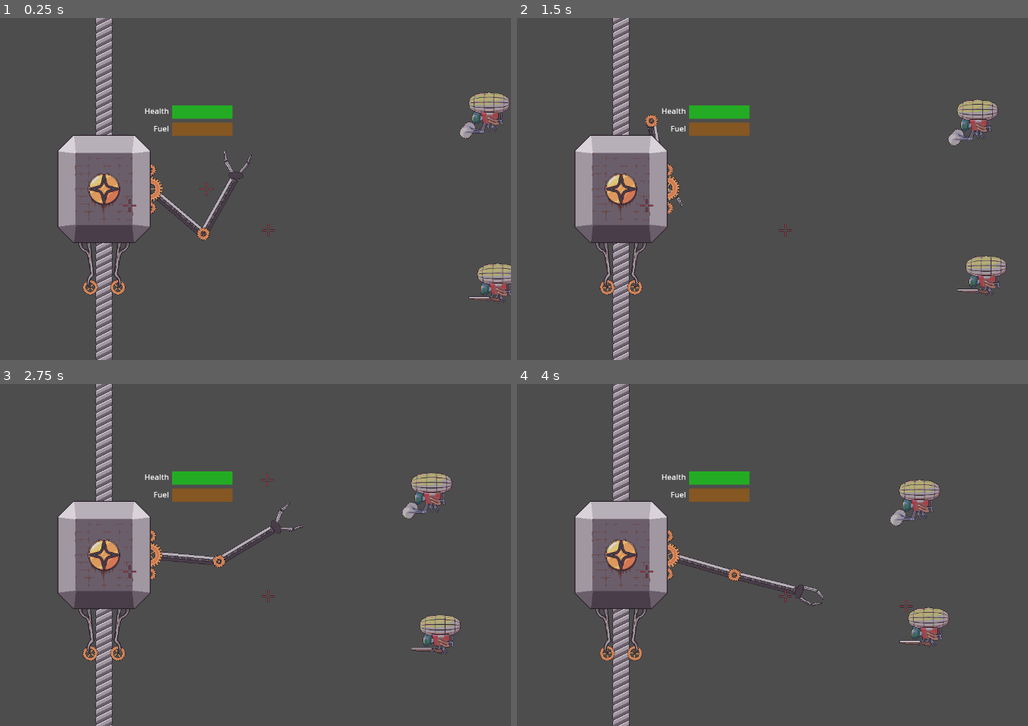
Above: before the commit, frames 1-4 (two rows, left to right).
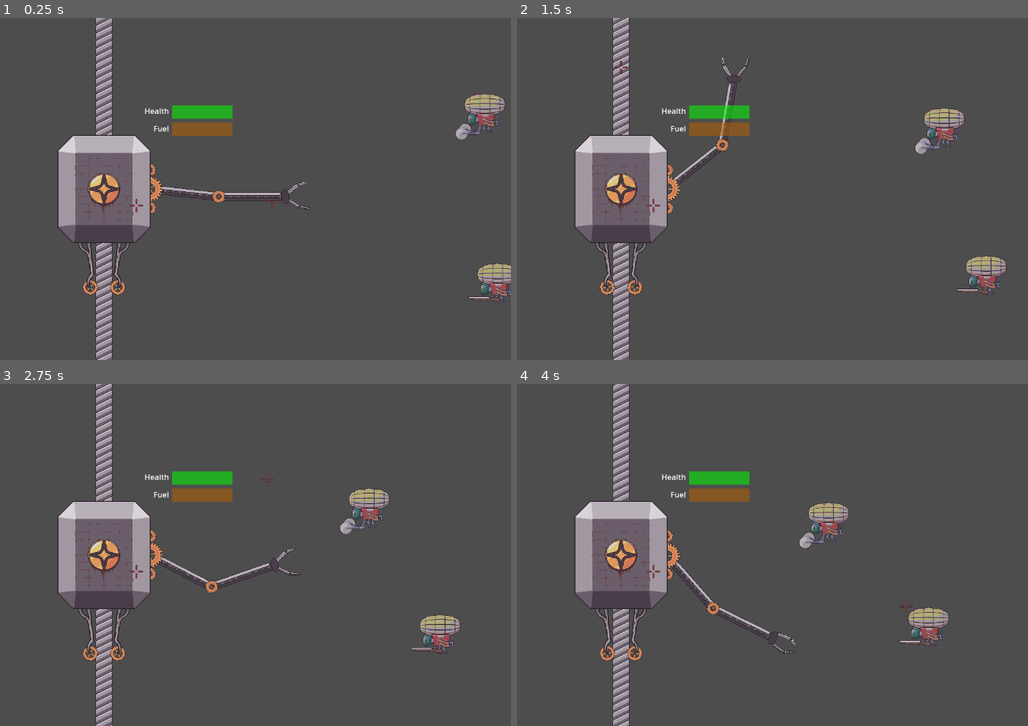
Above: after the commit, the same moments.

Repository: Popcornmotte/elevatorpitch
Game: Godot game, scene res://Scenes/World/test_scenes.tscn
Same seed, same stepped clock (60 frames per second), same inputs: the game is played once before the commit and once after it.
Inputs (mouse positions are in pixels of both pictures, inside the frame that each line leads up to):
- Up to frame 1 (0.25 s): no input
- Up to frame 2 (1.5 s): move the mouse to (859, 171) at 0.52 s; hold W (W) 0.53-1.28 s; move the mouse to (603, 206) at 1.27 s; click (603, 206) at 1.35 s
- Up to frame 3 (2.75 s): tap W (W) at 1.55 s; move the mouse to (265, 479) at 2.02 s; hold W (W) from 2.03 s (still down)
- Up to frame 4 (4 s): move the mouse to (690, 623) at 2.77 s; release W (W) at 2.78 s; tap W (W) at 2.85, 3.8 s; move the mouse to (905, 606) at 3.52 s; press the mouse at (905, 606) at 3.53 s

The runs differ from the first frame. In frame 1, 1.7% of the frame differs, in the area x 24-100%, y 21-66%; in frame 2, 2.0%; in frame 3, 2.4%, in the area x 24-89%, y 25-64%; in frame 4, 2.4%.

Commit message:
enemy behaviour states, some fixes, arm improvement, shot sounds

Diff:
--- a/Scenes/Objects/Enemies/drone_rifle.tscn
+++ b/Scenes/Objects/Enemies/drone_rifle.tscn
@@ -16,6 +16,7 @@
 [node name="DroneRifle" type="RigidBody2D" node_paths=PackedStringArray("weapon", "balloon", "balloonShape")]
 z_index = -1
 collision_layer = 3
+collision_mask = 3
 gravity_scale = 0.0
 angular_damp = 2.0
 script = ExtResource("1_17wnk")
@@ -43,3 +44,11 @@
 [node name="WeaponMount" type="Marker2D" parent="."]
 
 [node name="Rifle" parent="WeaponMount" instance=ExtResource("4_s7o0v")]
+
+[node name="Timer" type="Timer" parent="."]
+wait_time = 30.0
+
+[node name="VisibleOnScreenNotifier2D" type="VisibleOnScreenNotifier2D" parent="."]
+
+[connection signal="timeout" from="Timer" to="." method="_on_timer_timeout"]
+[connection signal="screen_exited" from="VisibleOnScreenNotifier2D" to="." method="_on_visible_on_screen_notifier_2d_screen_exited"]
--- a/Scenes/Objects/Enemies/drone_saw.tscn
+++ b/Scenes/Objects/Enemies/drone_saw.tscn
@@ -16,10 +16,12 @@
 [node name="DroneSaw" type="RigidBody2D" node_paths=PackedStringArray("weapon", "balloon", "balloonShape")]
 z_index = -1
 collision_layer = 3
+collision_mask = 3
 gravity_scale = 0.0
 angular_damp = 2.0
 script = ExtResource("1_vlnaw")
 weapon = NodePath("WeaponMount/Saw")
+maxSpeed = 100
 balloon = NodePath("BalloonSprite")
 balloonShape = NodePath("BalloonShape")
 
@@ -42,3 +44,12 @@
 [node name="WeaponMount" type="Marker2D" parent="."]
 
 [node name="Saw" parent="WeaponMount" instance=ExtResource("4_04cwc")]
+
+[node name="VisibleOnScreenNotifier2D" type="VisibleOnScreenNotifier2D" parent="."]
+
+[node name="Timer" type="Timer" parent="."]
+wait_time = 30.0
+one_shot = true
+
+[connection signal="screen_exited" from="VisibleOnScreenNotifier2D" to="." method="_on_visible_on_screen_notifier_2d_screen_exited"]
+[connection signal="timeout" from="Timer" to="." method="_on_timer_timeout"]
--- a/Scenes/Objects/Enemies/projectileBullet.tscn
+++ b/Scenes/Objects/Enemies/projectileBullet.tscn
@@ -26,3 +26,10 @@
 
 [node name="AnimatedSprite2D" type="AnimatedSprite2D" parent="."]
 sprite_frames = SubResource("SpriteFrames_8o7tq")
+
+[node name="Timer" type="Timer" parent="."]
+wait_time = 5.0
+one_shot = true
+autostart = true
+
+[connection signal="timeout" from="Timer" to="." method="_on_timer_timeout"]
--- a/Scenes/Objects/Enemies/weapons/rifle.tscn
+++ b/Scenes/Objects/Enemies/weapons/rifle.tscn
@@ -1,7 +1,8 @@
-[gd_scene load_steps=5 format=3 uid="uid://cqt125igrje6t"]
+[gd_scene load_steps=6 format=3 uid="uid://cqt125igrje6t"]
 
 [ext_resource type="Script" path="res://Scripts/Enemies/weapon.gd" id="1_qgjbn"]
 [ext_resource type="PackedScene" uid="uid://dwxdwntyg1141" path="res://Scenes/Objects/Enemies/projectileBullet.tscn" id="2_jqlub"]
+[ext_resource type="AudioStream" uid="uid://yt7khblas5" path="res://Assets/Audio/sfx/shots/shot2.wav" id="3_i6yp5"]
 [ext_resource type="Texture2D" uid="uid://bm0cocpxfg8ba" path="res://Assets/Sprites/Enemies/low_drone_rifle.png" id="3_jylbf"]
 
 [sub_resource type="CircleShape2D" id="CircleShape2D_b4fv3"]
@@ -13,6 +14,7 @@
 reloadTime = 3.0
 ranged = true
 projectile = ExtResource("2_jqlub")
+projectileSound = ExtResource("3_i6yp5")
 projectileSpeed = 1000.0
 weaponNozzle = NodePath("Nozzle")
 
--- a/Scenes/Objects/elevator.tscn
+++ b/Scenes/Objects/elevator.tscn
@@ -20,8 +20,8 @@
 [ext_resource type="Script" path="res://Scripts/PhysicalArm.gd" id="17_yi1ig"]
 
 [sub_resource type="CapsuleShape2D" id="CapsuleShape2D_ohd1j"]
-radius = 96.0
-height = 256.0
+radius = 112.0
+height = 272.0
 
 [sub_resource type="RectangleShape2D" id="RectangleShape2D_t4i8w"]
 size = Vector2(192, 224)
@@ -36,7 +36,11 @@
 joint_data/0/bone_index = 0
 joint_data/0/bone2d_node = NodePath("GearBone")
 joint_data/0/rotate_from_joint = false
-joint_data/0/enable_constraint = false
+joint_data/0/enable_constraint = true
+joint_data/0/constraint_angle_min = -219.375
+joint_data/0/constraint_angle_max = -101.25
+joint_data/0/constraint_angle_invert = true
+joint_data/0/constraint_in_localspace = true
 joint_data/0/editor_draw_gizmo = true
 joint_data/1/bone_index = 1
 joint_data/1/bone2d_node = NodePath("GearBone/UpperArmBone")
@@ -171,7 +175,8 @@
 texture = ExtResource("3_lmxla")
 
 [node name="HullBody" type="StaticBody2D" parent="."]
-collision_layer = 257
+collision_layer = 524545
+collision_mask = 524289
 metadata/_edit_lock_ = true
 
 [node name="CollisionShape2D" type="CollisionShape2D" parent="HullBody"]
@@ -207,6 +212,7 @@
 metadata/_local_pose_override_enabled_ = true
 
 [node name="GearSprite" type="Sprite2D" parent="Skeleton2D/GearBone"]
+visible = false
 z_index = -1
 texture = ExtResource("2_cbxhb")
 
@@ -264,14 +270,20 @@
 
 [node name="Targets" type="Node2D" parent="."]
 
-[node name="RightTarget" type="CharacterBody2D" parent="Targets" node_paths=PackedStringArray("Emitter")]
+[node name="RestingPos" type="Marker2D" parent="Targets"]
+position = Vector2(0, -256)
+
+[node name="RightTarget" type="CharacterBody2D" parent="Targets" node_paths=PackedStringArray("restingPosition")]
 position = Vector2(501, 53)
+collision_layer = 524288
+collision_mask = 524288
+motion_mode = 1
+safe_margin = 0.2
 script = ExtResource("6_06d2c")
-Emitter = NodePath("../../VisualEffects/Sparks")
+restingPosition = NodePath("../RestingPos")
 
 [node name="CollisionShape2D" type="CollisionShape2D" parent="Targets/RightTarget"]
 shape = SubResource("CircleShape2D_4qaus")
-disabled = true
 
 [node name="Sprite2D" type="Sprite2D" parent="Targets/RightTarget"]
 texture = ExtResource("8_8ih1r")
@@ -308,6 +320,8 @@
 
 [node name="UpperArm" type="RigidBody2D" parent="PhysicalArm"]
 position = Vector2(96, 0)
+collision_layer = 2
+collision_mask = 2
 mass = 50.0
 gravity_scale = 0.0
 
@@ -339,6 +353,8 @@
 
 [node name="LowerArm" type="RigidBody2D" parent="PhysicalArm/UpperArm"]
 position = Vector2(146, 0)
+collision_layer = 2
+collision_mask = 2
 mass = 50.0
 gravity_scale = 0.0
 
--- a/Scenes/World/test_scenes.tscn
+++ b/Scenes/World/test_scenes.tscn
@@ -13,6 +13,7 @@
 
 [node name="DroneSaw" parent="." instance=ExtResource("2_qlvle")]
 position = Vector2(1244, 208)
+DebugMode = true
 
 [node name="DroneRifle" parent="." instance=ExtResource("3_0yjb8")]
 position = Vector2(1262, 572)
--- a/Scripts/Elevator.gd
+++ b/Scripts/Elevator.gd
@@ -48,6 +48,11 @@
 
 # Called every frame. 'delta' is the elapsed time since the previous frame.
 func _process(delta):
+
+#	if(get_local_mouse_position().y < 0):
+#		$Skeleton2D.get_modification_stack().get_modification(0).set_ccdik_joint_constraint_angle_invert(2,true)
+#	else:
+#		$Skeleton2D.get_modification_stack().get_modification(0).set_ccdik_joint_constraint_angle_invert(2,false)
 	if(lost):
 		position -= Vector2(0,speed * delta)
 		speed -= 400 * delta
--- a/Scripts/Enemies/bullet.gd
+++ b/Scripts/Enemies/bullet.gd
@@ -21,3 +21,8 @@
 	if(global_position.length() > 1000):
 		queue_free()
 	pass
+
+#Self-destruct after timeout
+func _on_timer_timeout():
+	queue_free()
+	pass # Replace with function body.
--- a/Scripts/Enemies/genericMinion.gd
+++ b/Scripts/Enemies/genericMinion.gd
@@ -7,6 +7,12 @@
 @export var maxSpeed = 50
 @export var balloon : Node2D
 @export var balloonShape : Node2D
+@export var despawnOnScreenExitTimer = 30
+#if debug mode enabled, draw target positions
+@export var DebugMode = false
+
+enum STATE {Attacking, Repositioning}
+var state = STATE.Attacking
 
 var popped = false
 var grabbed = false
@@ -15,15 +21,22 @@
 var reload = 0.0
 var target : Vector2
 
+
+
+var elevatorPos : Vector2
+#debug marker
 var dbm
-var elevatorPos : Vector2
+
 # Called when the node enters the scene tree for the first time.
 func _ready():
+	$Timer.wait_time = despawnOnScreenExitTimer
 	elevatorPos = Global.elevator.global_position
 	chooseTarget()
 	pass
 
 func chooseTarget():
+	if(DebugMode && dbm != null):
+		dbm.queue_free()
 	#ranged enemies should (for now) find a spot roughly in grabbing range and
 	#start shooting from there
 	if rangedBehavior:
@@ -31,7 +44,11 @@
 		target = global_position + target * global_position.distance_to(elevatorPos)/1.7
 	#Melee enemies should target a random part on the elevator and move towards that
 	else:
-		target = elevatorPos + Vector2(randi_range(-90,90),randi_range(-90,90))
+		match state:
+			STATE.Attacking:
+				target = elevatorPos + Vector2(randi_range(50,90),randi_range(-90,90))
+			STATE.Repositioning:
+				target = elevatorPos + Vector2(randi_range(200,340),randi_range(-200,200))
 
 #called by the claw when grabbed. Will effectivly destory this minion
 #so it can be used as a throwable
@@ -59,11 +76,14 @@
 	if(!popped):
 		if rangedBehavior && global_position.distance_to(target) < 10:
 			return false
-		if(!weapon.checkMeleeHit()):
-			angular_velocity = -rotation * 10 * delta
+		if(!weapon.checkMeleeHit() || state == STATE.Repositioning):
+			angular_velocity = -rotation * 100 * delta
 			var direction = global_position.direction_to(target).normalized()
 			speed = lerpf(linear_velocity.length(),maxSpeed,0.5)
 			linear_velocity = direction * speed
+			if(state == STATE.Repositioning && global_position.distance_to(target) <= 10):
+				state = STATE.Attacking
+				chooseTarget()
 			return true
 	if(grabbed):
 		global_position = clawArea.global_position
@@ -72,13 +92,16 @@
 
 # Called every frame. 'delta' is the elapsed time since the previous frame.
 func _process(delta):
-	if(dbm == null):
+	if(DebugMode && dbm == null):
 		var debugmarker = load("res://Scenes/UI/debug_marker.tscn")
 		dbm = debugmarker.instantiate()
 		get_parent().add_child(dbm)
 		dbm.global_position = target
+
 	if(reload>0):reload-=delta
+
 	move(delta)
+
 	if rangedBehavior:
 		if global_position.distance_to(target) <= 10:
 			if (reload<=0):
@@ -89,3 +112,20 @@
 			if (reload<=0):
 				Global.elevator.takeDamage(weapon.damage)
 				reload = weapon.reloadTime
+				state = STATE.Repositioning
+				chooseTarget()
+
+
+
+
+func _on_visible_on_screen_notifier_2d_screen_exited():
+	if popped:
+		$Timer.start()
+	pass # Replace with function body.
+
+
+func _on_timer_timeout():
+	if(dbm != null):
+		dbm.queue_free()
+	queue_free()
+	pass # Replace with function body.
--- a/Scripts/Enemies/weapon.gd
+++ b/Scripts/Enemies/weapon.gd
@@ -11,6 +11,7 @@
 @export var ranged = false
 #if ranged, what projectile to fire
 @export var projectile : PackedScene
+@export var projectileSound : AudioStream
 @export var projectileSpeed : float
 @export var weaponNozzle : Node2D
 
@@ -24,7 +25,7 @@
 	get_parent().get_parent().get_parent().add_child(projectileInstance)
 	projectileInstance.velocity = get_parent().get_parent().linear_velocity + trajectory * projectileSpeed
 	projectileInstance.position = weaponNozzle.global_position
-
+	Audio.playSfx(projectileSound)
 
 func checkMeleeHit() -> bool:
 	return elevatorBodyInRange
--- a/Scripts/PhysicalArm.gd
+++ b/Scripts/PhysicalArm.gd
@@ -28,7 +28,7 @@
 	pass
 
 # Called every frame. 'delta' is the elapsed time since the previous frame.
-func _process(delta):
+func _physics_process(delta):
 
 	rotatePart(delta, upperArmPhys, upperArmRef)
 	rotatePart(delta, lowerArmPhys, lowerArmRef)
--- a/Scripts/Target.gd
+++ b/Scripts/Target.gd
@@ -1,43 +1,54 @@
 extends CharacterBody2D
 
-@export var SPEED = 10.0
-@export var LERP_WEIGHT = 0.05
-@export var thresholdDist = 10
+@export var restingPosition : Node2D
+@export var rightTarget = true
 
-@export var Emitter : Node2D
+var SPEED = 10.0
+var LERP_WEIGHT = 0.05
+var thresholdDist = 0
+var Emitter : Node2D
 
 var speed = 0.0
 var motion = Vector2(0,0)
 var decelerate = false
 
+var armAnchorPos : Vector2
+
+func _ready():
+	armAnchorPos = Global.elevator.global_position
+	if rightTarget:
+		armAnchorPos += Vector2(96,0)
+	else:
+		armAnchorPos -= Vector2(96,0)
+
 func move(delta):
+
 	#mouse position that the target moves towards
-	var mousePos = get_viewport().get_mouse_position()
-	global_position = mousePos
+	var mousePos = get_global_mouse_position()
+	velocity = global_position.direction_to(mousePos).normalized() * 600
 	return
-
-	#If distance is greater than [thresholdDist]+speed*2 and
-	#not already decelerating then accelerate
-	if global_position.distance_to(mousePos) > (thresholdDist+speed*2) && !decelerate:
-		speed = lerp(speed, SPEED, LERP_WEIGHT)
-		Emitter.emitting = true
-	#otherwise deccelerate
-	else:
-		if(speed>0):
-			decelerate = true
-			Emitter.emitting = false
-		speed = lerp(speed, 0.0, LERP_WEIGHT)
-		#hot-fix to stop 'jittering' at very slow speeds and reset 'decelerate'
-		if(global_position.distance_to(mousePos) > (5)):
-			speed = 0.0
-			decelerate = false
-		#motion = lerp(motion, Vector2(0,0),delta * LERP_WEIGHT*10)
-	motion = global_position.direction_to(mousePos).normalized() * speed
 
 func _physics_process(delta):
 
-	#print(str(speed))
+	#if mouse is on other side of elevator reset target to rest pos
+	#if mouse is near the elevator(or the arm base) move with physics and collision
+	#if mouse is a little further then just attach target to mouse pos
+	if(rightTarget):
+		if(Global.elevator.get_local_mouse_position().x <= 0):
+			global_position = restingPosition.global_position
+			return
+		elif(armAnchorPos.distance_to(get_global_mouse_position()) > 200):
+			global_position = get_global_mouse_position()
+			return
+	else:
+		if(Global.elevator.get_local_mouse_position().x >= 0):
+			global_position = restingPosition.global_position
+			return
+		elif(armAnchorPos.distance_to(get_global_mouse_position()) > 200):
+			global_position = get_global_mouse_position()
+			return
+
 	move(delta)
+	move_and_slide()
 	#print(str(motion))
-	move_and_collide(motion)
-	pass
+	#move_and_collide(motion)
Not shown, added: Assets/Audio/sfx/shots/shot1.wav.import
Not shown, added: Assets/Audio/sfx/shots/shot2.wav.import
Not shown, added: Assets/Audio/sfx/shots/shot3.wav.import
Not shown, added: Assets/Audio/sfx/shots/shot4.wav.import
Not shown, added: Assets/Audio/sfx/shots/shot5.wav.import
Not shown, added: Assets/Audio/sfx/shots/shot6.wav.import
Not shown, added: Assets/Audio/sfx/shots/shot7.wav.import
Not shown, added: Assets/Audio/sfx/shots/shot1.wav
Not shown, added: Assets/Audio/sfx/shots/shot2.wav
Not shown, added: Assets/Audio/sfx/shots/shot3.wav
Not shown, added: Assets/Audio/sfx/shots/shot4.wav
Not shown, added: Assets/Audio/sfx/shots/shot5.wav
(and 2 more such lines)
